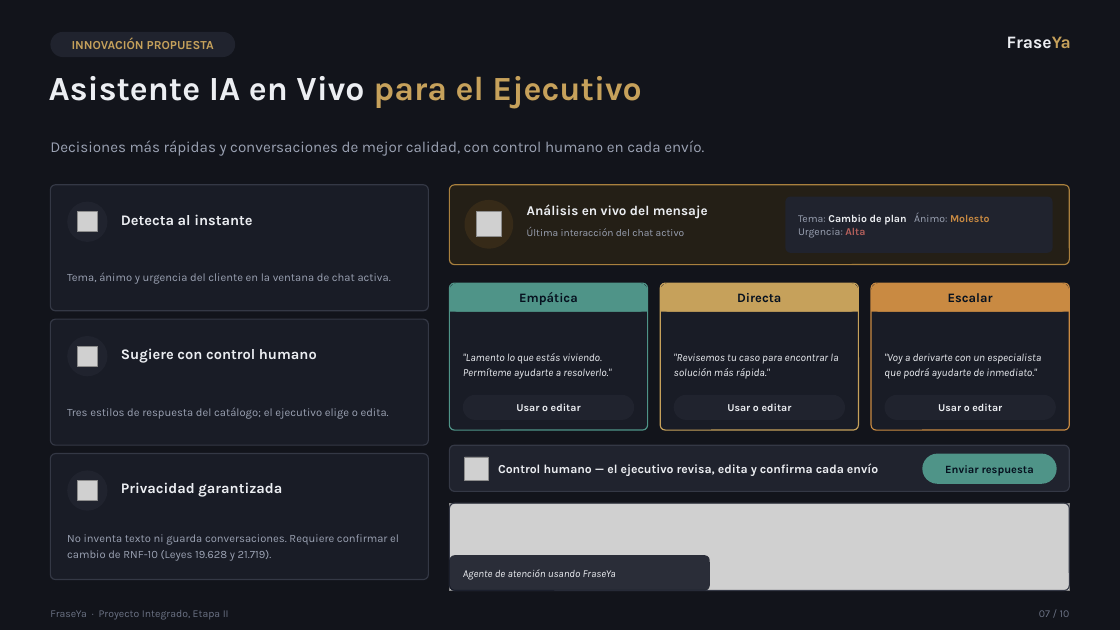
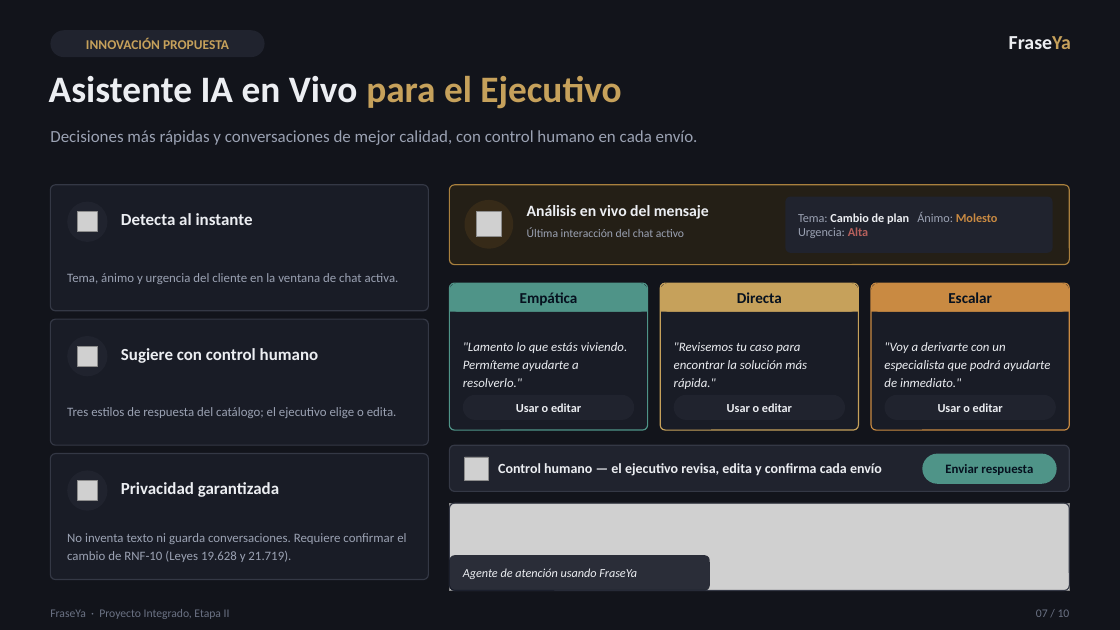
Before and after one commit to bayron-chavez/FraseYa, a slide deck: slide 7 of FraseYa_Etapa2_corregido.pptx. Drawn at 1120x630 pixels with LibreOffice and Linux fonts; fonts in the diff are those of the drawing; grey boxes stand for pictures. Boxes give left, top, right and bottom in pixels: in the first picture for what was removed or moved away, otherwise in the second. Text is boxed around its words. In the diff, an @@ line names an element or a change of style, - is before the commit and + after.

```diff
--- a/FraseYa_Etapa2_corregido.pptx
+++ b/FraseYa_Etapa2_corregido.pptx
@@ text "FraseYa" at box(1009, 36, 1071, 49): size 15 to 17 pt, font Karla to Calibri @@
@@ text "INNOVACIÓN PROPUESTA" at box(86, 37, 229, 49): size 10.5 to 11.5 pt, font Karla to Calibri @@
@@ rounded rectangle: place and size @@
-rounded rectangle at box(50, 32, 235, 57)
+rounded rectangle at box(50, 30, 265, 57)
@@ text "Asistente IA en Vivo para ..." at box(49, 76, 621, 109): size 29 to 32 pt, font Karla to Calibri; line spacing 1.02 to 1 @@
@@ text "Decisiones más rápidas y conversaciones ...": place and size @@
-text "Decisiones más rápidas y conversaciones ..." at box(50, 140, 704, 156)
+text "Decisiones más rápidas y conversaciones ..." at box(50, 130, 698, 145)
@@ text "Decisiones más rápidas y conversaciones ..." at box(50, 130, 698, 145): size 13 to 14.5 pt, font Karla to Calibri @@
@@ text "Análisis en vivo del mensaje" at box(527, 205, 709, 219): size 11.5 to 13.5 pt, font Karla to Calibri @@
@@ text "Última interacción del chat activo" at box(527, 227, 684, 237): size 8.8 to 10 pt, font Karla to Calibri @@
@@ size 11 to 13 pt, font Karla to Calibri in 3 elements at box(520, 292, 578, 306), box(737, 292, 782, 303), box(948, 292, 992, 303) @@
@@ size 9.3 to 11 pt, font Karla to Calibri in 3 elements at box(463, 342, 628, 387), box(674, 342, 807, 389), box(884, 342, 1051, 387) @@
@@ text "Control humano — el ejecutivo ..." at box(498, 463, 882, 476): size 10.5 to 12 pt, font Karla to Calibri @@
@@ size 12.5 to 14.5 pt, font Karla to Calibri in 3 elements at box(121, 213, 253, 225), box(121, 348, 319, 363), box(121, 482, 279, 497) @@
@@ text "Enviar respuesta" at box(945, 464, 1033, 475): size 9.5 to 11 pt, font Karla to Calibri @@
@@ size 9.6 to 11 pt, font Karla to Calibri in 3 elements at box(67, 273, 399, 284), box(67, 407, 397, 418), box(67, 533, 406, 562) @@
@@ size 9 to 10.5 pt, font Karla to Calibri in 5 elements at box(798, 212, 998, 238), box(516, 403, 581, 412), box(727, 403, 792, 412), box(938, 403, 1003, 412), box(463, 568, 637, 579) @@
@@ text "FraseYa · Proyecto Integrado, Etapa ..." at box(50, 609, 230, 619): size 9 to 10 pt, font Karla to Calibri @@
@@ text "07 / 10" at box(1036, 609, 1070, 617): size 9 to 10 pt, font Karla to Calibri @@
```
Also in this commit, not shown: 9 other slides changed.
